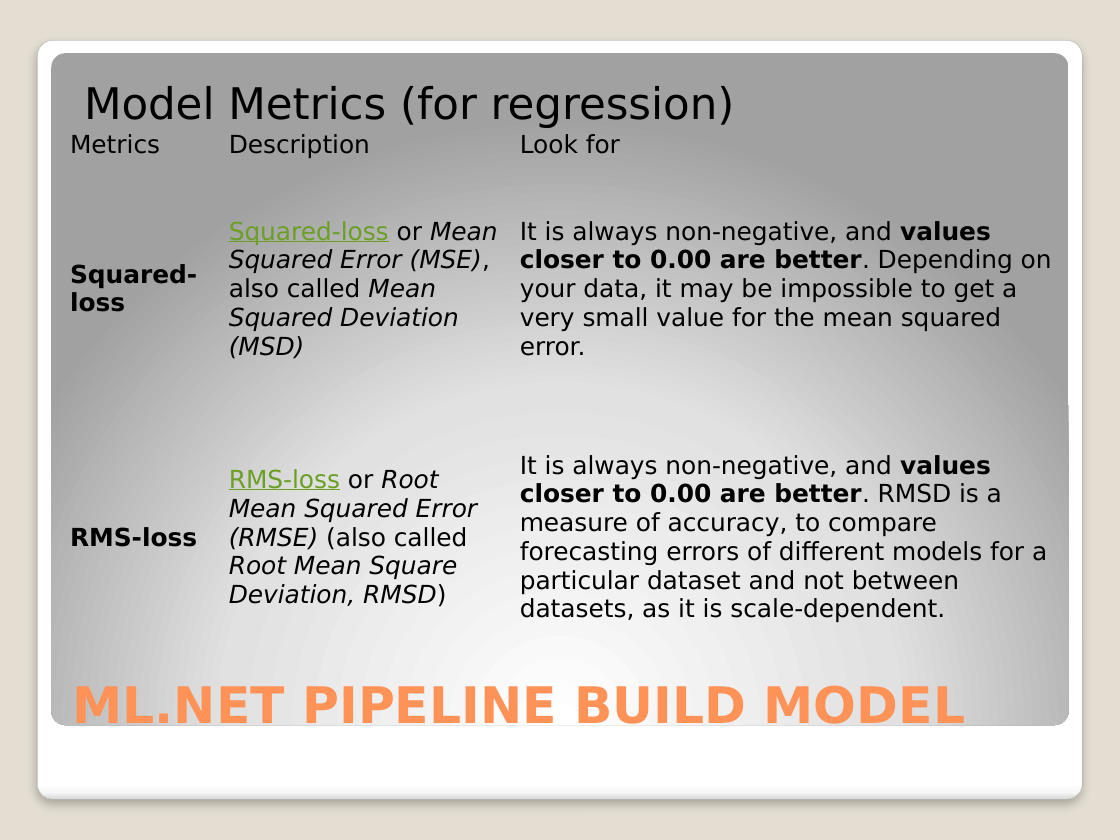
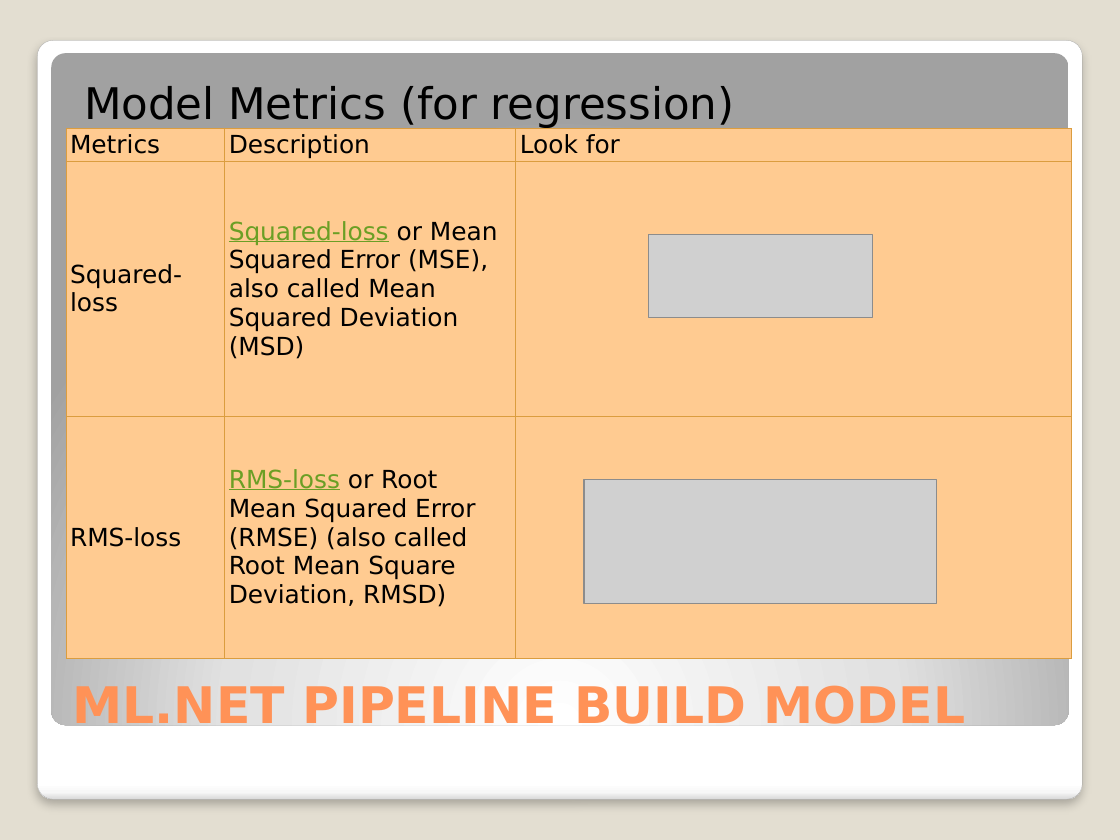
Before and after one commit to djkormo/mlnet-cli, a slide deck: slide 22 of presentation/Machine learning in Azure without Python.pptx (slide 23 before the commit). Drawn at 1120x840 pixels with LibreOffice and Linux fonts; fonts in the diff are those of the drawing; grey boxes stand for pictures. Boxes give left, top, right and bottom in pixels: in the first picture for what was removed or moved away, otherwise in the second. Text is boxed around its words. In the diff, an @@ line names an element or a change of style, - is before the commit and + after.

```diff
--- a/presentation/Machine learning in Azure without Python.pptx
+++ b/presentation/Machine learning in Azure without Python.pptx
@@ table at (x1=66, y1=129, x2=1072, y2=660) @@
-row 2, column 3: It is always non-negative, and values closer to 0.00 are better. Depending on your data, it may be impossible to get a very small value for the mean squared error.
+row 2, column 3: 
-row 3, column 3: It is always non-negative, and values closer to 0.00 are better. RMSD is a measure of accuracy, to compare forecasting errors of different models for a particular dataset and not between datasets, as it is scale-dependent.
+row 3, column 3: 
@@ bold off in "Squared-loss", "RMS-loss" @@
@@ italic off in "Mean Squared Error (MSE), Mean Squared Deviation ...", "Root Mean Squared Error (RMSE) Root Mean ..." @@
@@ borders changed @@
@@ picture added at (x1=648, y1=235, x2=872, y2=318) @@
@@ picture added at (x1=584, y1=479, x2=936, y2=603) @@
```
Also in this commit, not shown: 2 other slides changed, 2 slides added.
